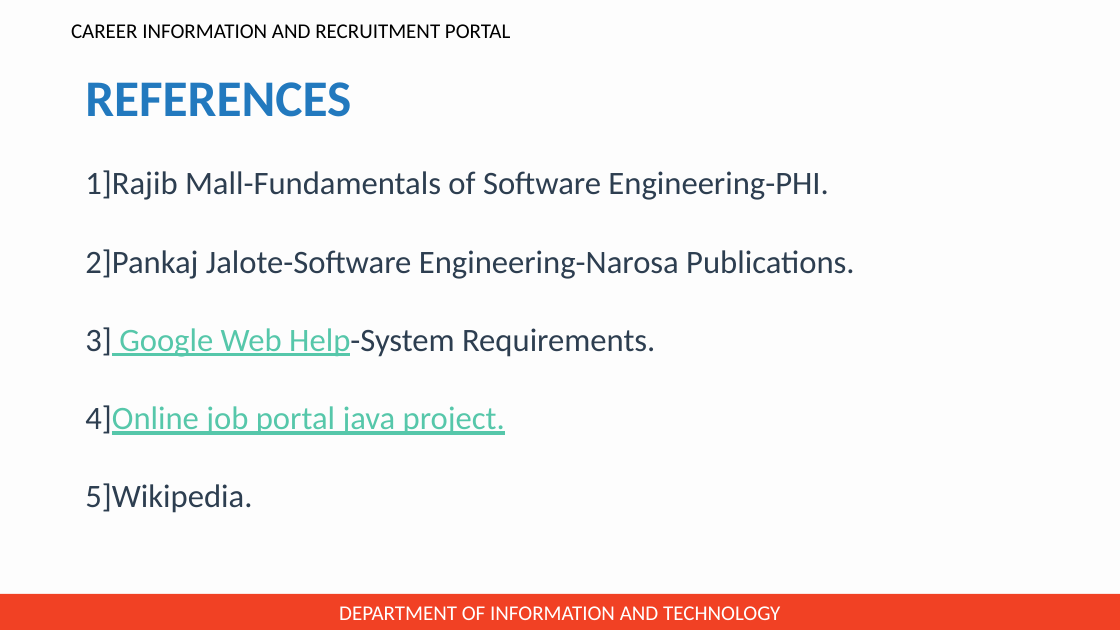
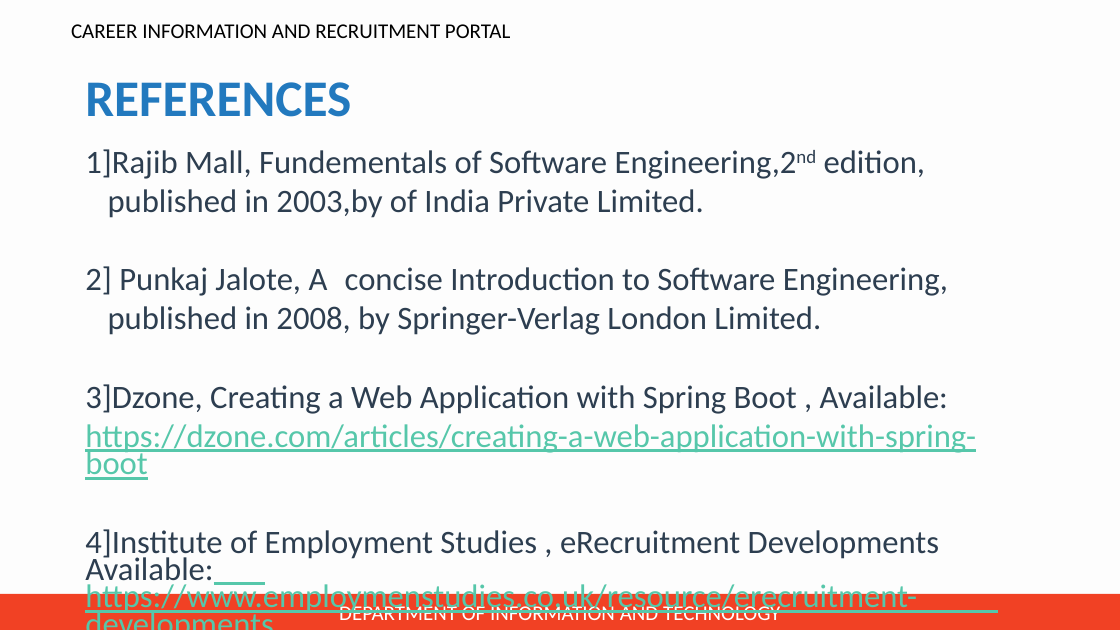
Before and after one commit to jincy-p-janardhanan/Career-Information-and-Recruitment-Portal, a slide deck: slide 37 of Presentation for zeroth review/PPT for zeroth review.pptx. Drawn at 1120x630 pixels with LibreOffice and Linux fonts; fonts in the diff are those of the drawing; background and template pictures are left out. Boxes give left, top, right and bottom in pixels: in the first picture for what was removed or moved away, otherwise in the second. Text is boxed around its words. In the diff, an @@ line names an element or a change of style, - is before the commit and + after.

```diff
--- a/Presentation for zeroth review/PPT for zeroth review.pptx
+++ b/Presentation for zeroth review/PPT for zeroth review.pptx
@@ text at (85,149,976,616): text changed @@
-1]Rajib Mall-Fundamentals of Software Engineering-PHI.
-2]Pankaj Jalote-Software Engineering-Narosa Publications.
-3] Google Web Help-System Requirements.
-4]Online job portal java project.
-5]Wikipedia.
+1]Rajib Mall, Fundementals of Software Engineering,2nd edition,
+published in 2003,by of India Private Limited.
+2] Punkaj Jalote, A concise Introduction to Software Engineering,
+published in 2008, by Springer-Verlag London Limited.
+3]Dzone, Creating a Web Application with Spring Boot , Available:
+https://dzone.com/articles/creating-a-web-application-with-spring-boot
+4]Institute of Employment Studies , eRecruitment Developments Available: https://www.employmenstudies.co.uk/resource/erecruitment- developments.
```
Also in this commit, not shown: 17 other slides changed.
